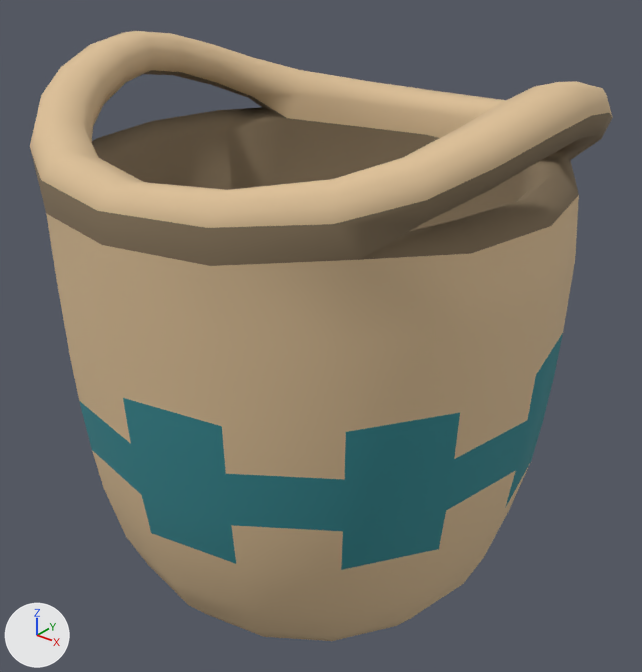
An edit to the FBX model T.I. 5 - RPG/Assets/FBX/SceneObjects/Mayan/Cesta.fbx, drawn before and after from the same camera.
Both versions are drawn from a camera (50 mm lens) standing at (0.75, -0.919, 0.95) and looking at (0.013, 0.003, 0.378). Arrows for +X, +Y and +Z are at lower left; the lights stay in place. Where no turn or scale is listed for an object, it has been applied to the vertices.

The first picture shows 'Cesta'.
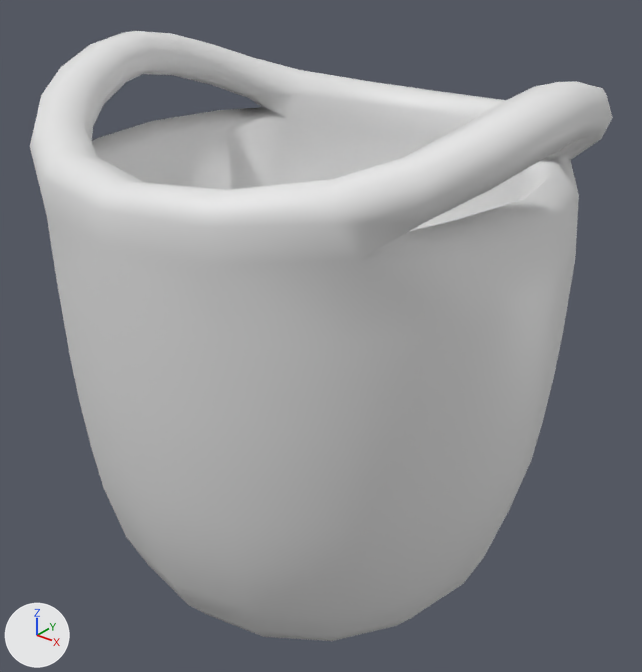
The change, as a diff of the scene's bpy script:
```diff
--- a/T.I. 5 - RPG/Assets/FBX/SceneObjects/Mayan/Cesta.fbx.py
+++ b/T.I. 5 - RPG/Assets/FBX/SceneObjects/Mayan/Cesta.fbx.py
@@ mat_basketmat @@
+mat_basketmat = principled_material('BasketMat')
+mat_basketmat.base_color = (0.8, 0.8, 0.8)  # white #e7e7e7
@@ me_cesta @@
 me_cesta.from_pydata(...)  # 414 vertices, 416 faces; spans x -0.381..0.381, y -0.359..0.359, z 0.0..0.78
 # used by ob_cesta; location = (0.0, 0.0, 0.0)
+# me_cesta part 1: all 216 faces that had it switch from mat_palhatemp (beige #dcbf96) to mat_basketmat (white #e7e7e7)
+# me_cesta part 2: all 32 faces that had it switch from mat_tintaazultemp (cyan #35888f) to mat_basketmat (white #e7e7e7)
+# me_cesta part 3: all 168 faces that had it switch from mat_palhaescuratemp (brown #87755c) to mat_basketmat (white #e7e7e7)
```

Boxes [x1, y1, x2, y2] around the edits, measured in the pictures (642 x 672 px):
part 1 of me_cesta, recoloured (beige to white): [30, 31, 613, 641] in both
part 2 of me_cesta, recoloured (cyan to white): [79, 333, 563, 570] in both
part 3 of me_cesta, recoloured (brown to white): [30, 70, 612, 266] in both
